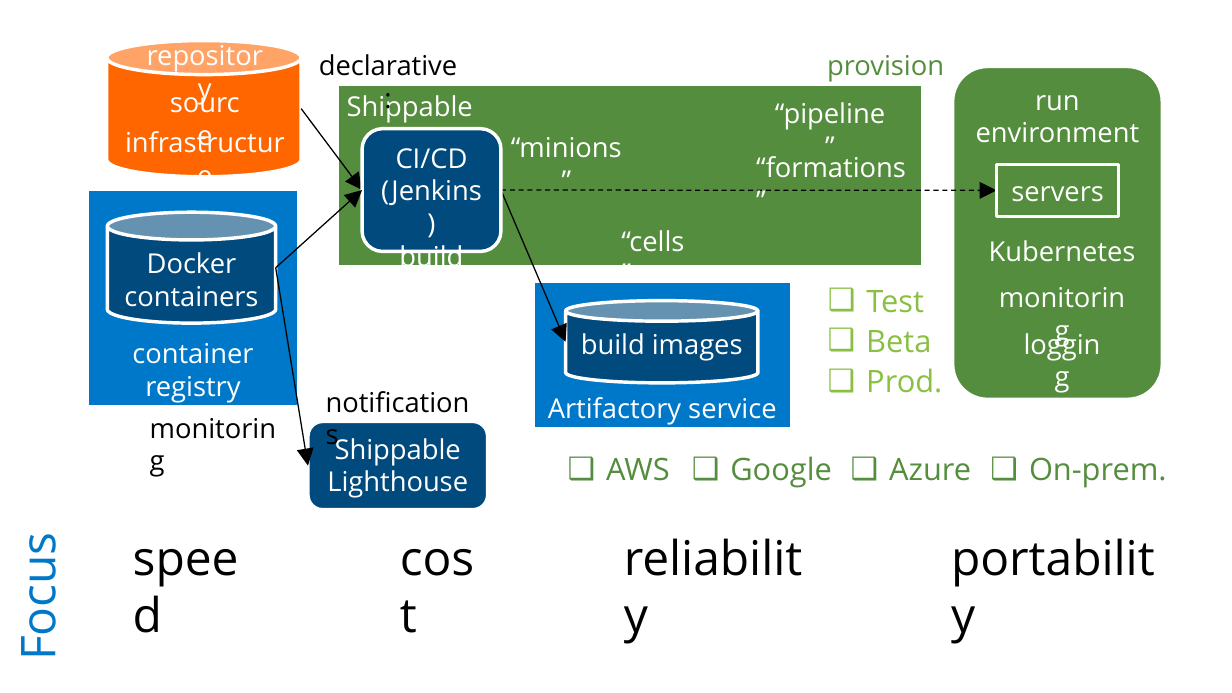
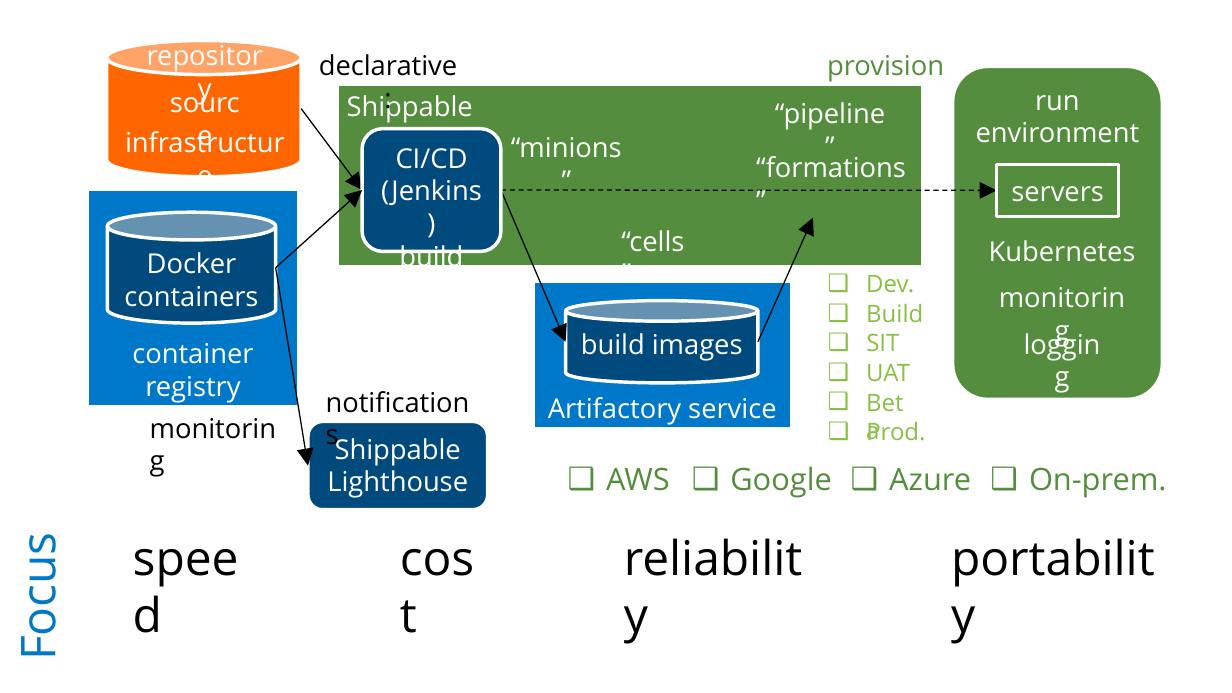
Before and after one commit to rkuma183/wilsonmar.github.io, a slide deck: slide 3 of fig/shippable-v01.pptx. Drawn at 1232x693 pixels with LibreOffice and Linux fonts; fonts in the diff are those of the drawing. Boxes give left, top, right and bottom in pixels: in the first picture for what was removed or moved away, otherwise in the second. Text is boxed around its words. In the diff, an @@ line names an element or a change of style, - is before the commit and + after.

```diff
--- a/fig/shippable-v01.pptx
+++ b/fig/shippable-v01.pptx
@@ arrow added from (758, 341) to (813, 218), #000000 0.75 pt @@
@@ text added at box(866, 275, 914, 293), 14 pt, text #89BF42 @@
+❑ Dev.
@@ text at box(866, 304, 923, 322): text changed; size 18 to 14 pt @@
-❑ Test
+❑ Build
@@ text added at box(866, 333, 899, 352), 14 pt, text #89BF42 @@
+❑ SIT
@@ text "Beta" at box(816, 381, 929, 423): size 18 to 14 pt @@
@@ text "Beta": place and size @@
-text "Beta" at box(866, 330, 931, 353)
+text "Beta" at box(816, 381, 929, 423)
@@ text added at box(866, 364, 910, 382), 14 pt, text #89BF42 @@
+❑ UAT
@@ text "Prod.": place and size @@
-text "Prod." at box(866, 368, 942, 393)
+text "Prod." at box(866, 422, 925, 441)
@@ text "Prod." at box(866, 422, 925, 441): size 18 to 14 pt @@
@@ 4 texts: place and size @@
-4 texts at box(606, 456, 1167, 488)
+4 texts at box(606, 466, 1167, 498)
```
Also in this commit, not shown: 1 other slide changed, 13 other files.
